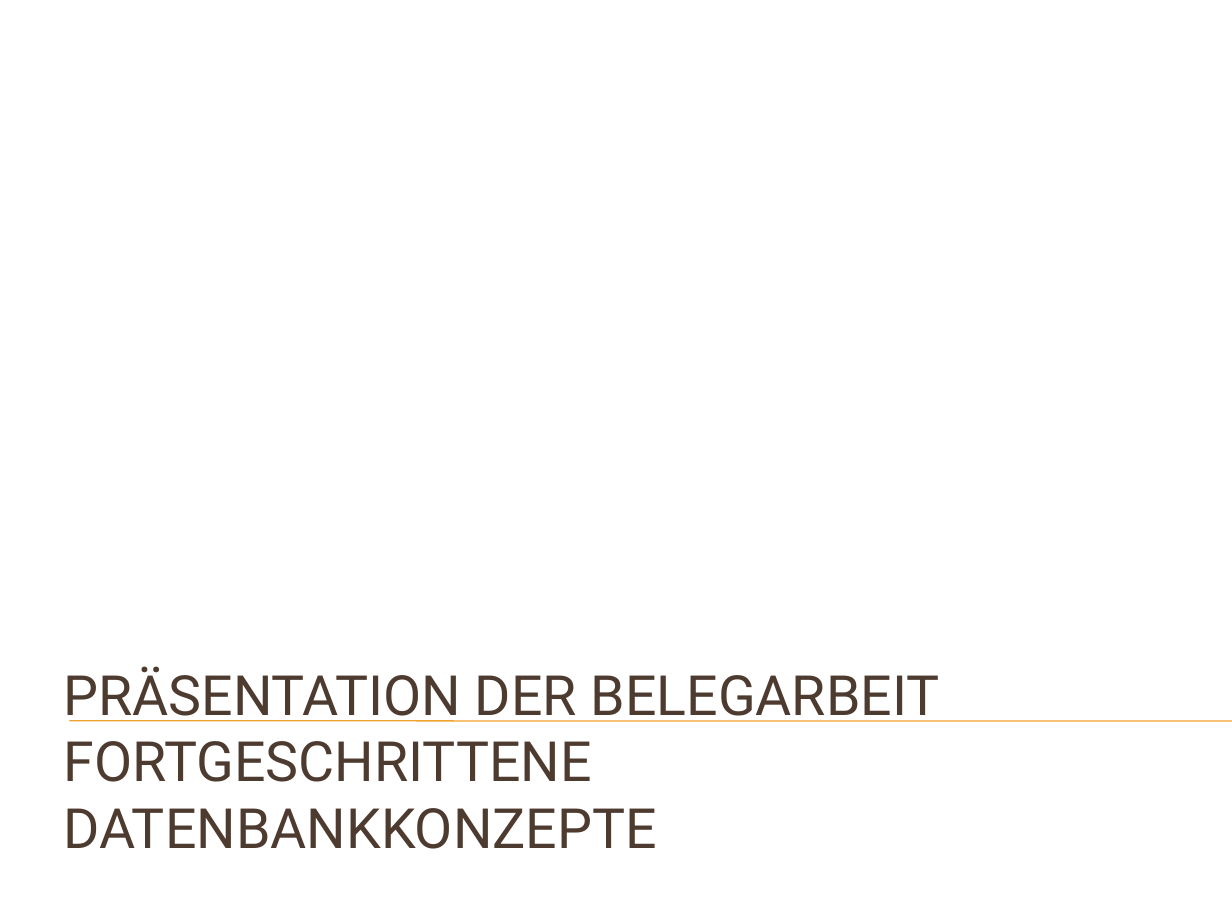
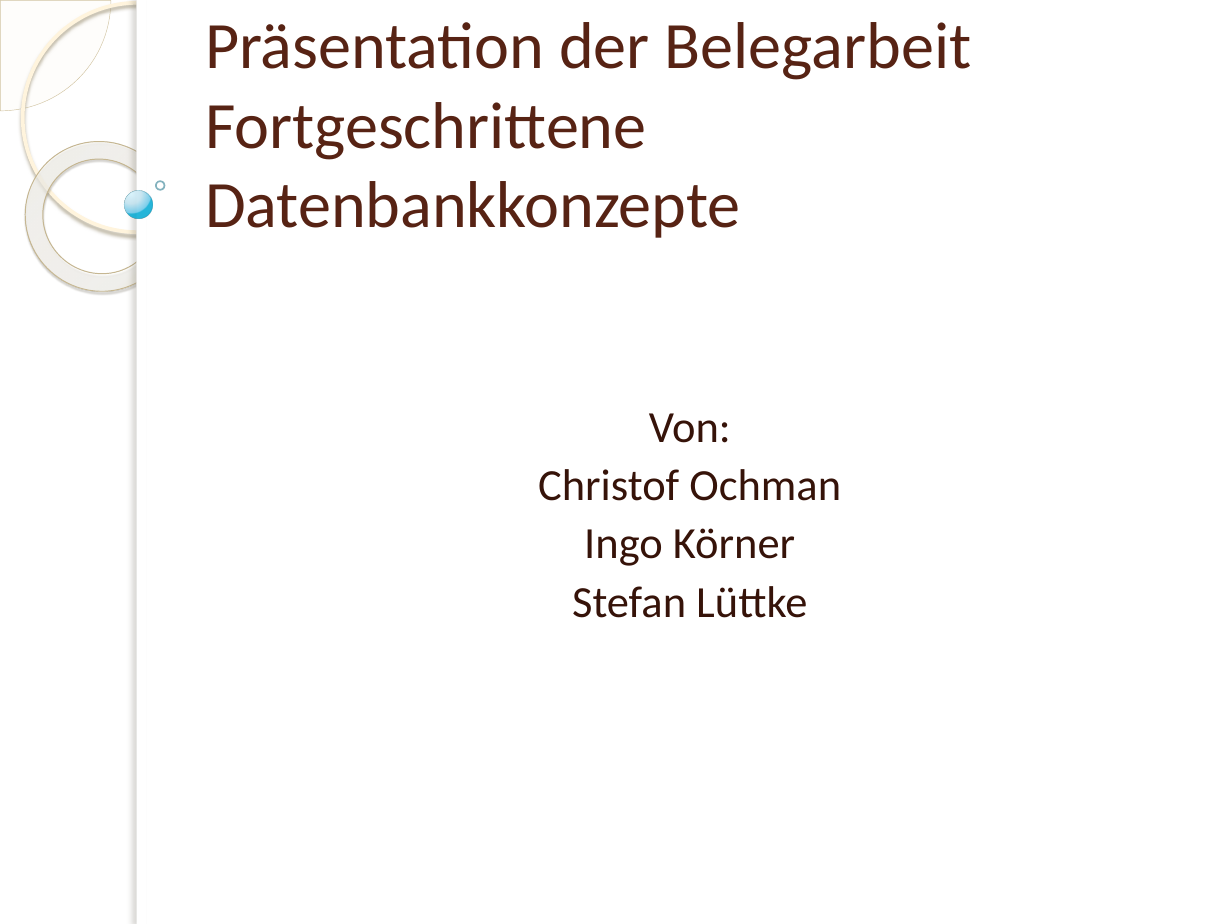
Before and after one commit to rinkdotrink/DB-olap-master-IIm11, a slide deck: slide 1 of Beleg/Praese.pptx. Drawn at 1232x924 pixels with LibreOffice and Linux fonts; fonts in the diff are those of the drawing; background and template pictures are left out. Boxes give left, top, right and bottom in pixels: in the first picture for what was removed or moved away, otherwise in the second. Text is boxed around its words. In the diff, an @@ line names an element or a change of style, - is before the commit and + after.

```diff
--- a/Beleg/Praese.pptx
+++ b/Beleg/Praese.pptx
@@ pie slice (boxed as its full ellipse) added at [0, 0, 111, 111], fill #FEFAF4 at 33% opacity, outline #D3C39F 0.25 pt @@
@@ ellipse added at [22, 2, 251, 232], outline #FFF5DE 2.15 pt @@
@@ rectangle added at [137, 0, 1232, 924], fill #FFFFFF @@
@@ rectangle added at [137, 0, 147, 924], fill #FFFFFF @@
@@ title "Präsentation der Belegarbeit Fortgeschrittene Datenbankkonze ..." at [205, 22, 971, 238]: vertical alignment top to bottom @@
@@ title at [205, 22, 971, 238]: text changed; size 32.4 to 38.7 pt; font Roboto to Calibri; text colour #4E3B30 to #572314 @@
-PRÄSENTATION DER BELEGARBEIT
-FORTGESCHRITTENE DATENBANKKONZEPTE
+Präsentation der Belegarbeit
+Fortgeschrittene Datenbankkonzepte
@@ donut added at [0, 111, 206, 322], fill gradient #FFFCF6 to #FFFEFB to #F0D28E, outline #C7B893 0.58 pt @@
@@ ellipse added at [124, 191, 153, 219], fill gradient #DAF4FF to #C3E3F0 to #6BC7E8 to #00ABD5, outline #308EA5 0.16 pt @@
@@ ellipse added at [156, 181, 165, 190], outline #318093 1 pt @@
@@ subtitle added at [538, 413, 841, 618], 26 pt, text #361309 @@
+Von:
+Christof Ochman
+Ingo Körner
+Stefan Lüttke
@@ line removed from (69, 721) to (1232, 721) @@
```
Also in this commit, not shown: 13 other slides changed, 2 slides added, 2 slides removed.
